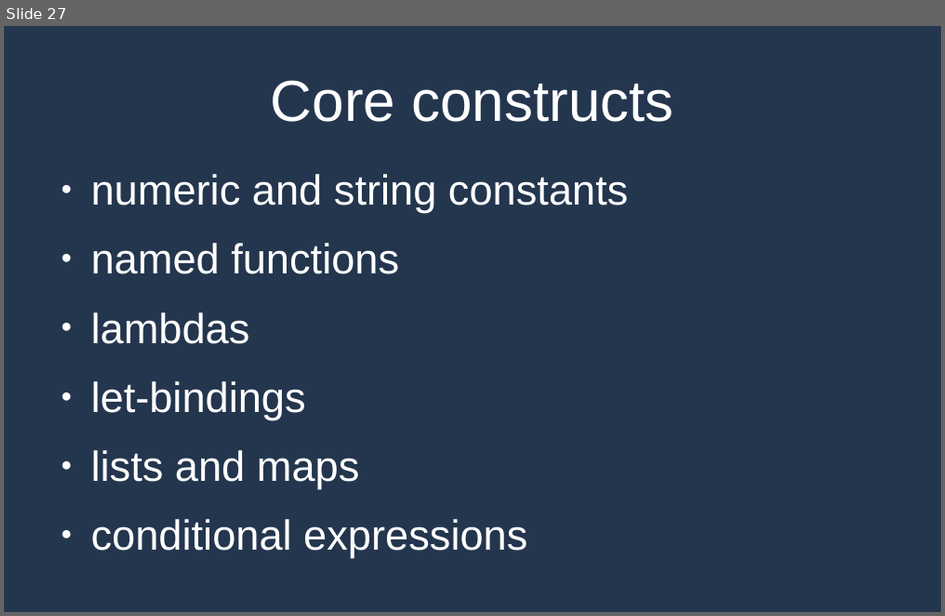
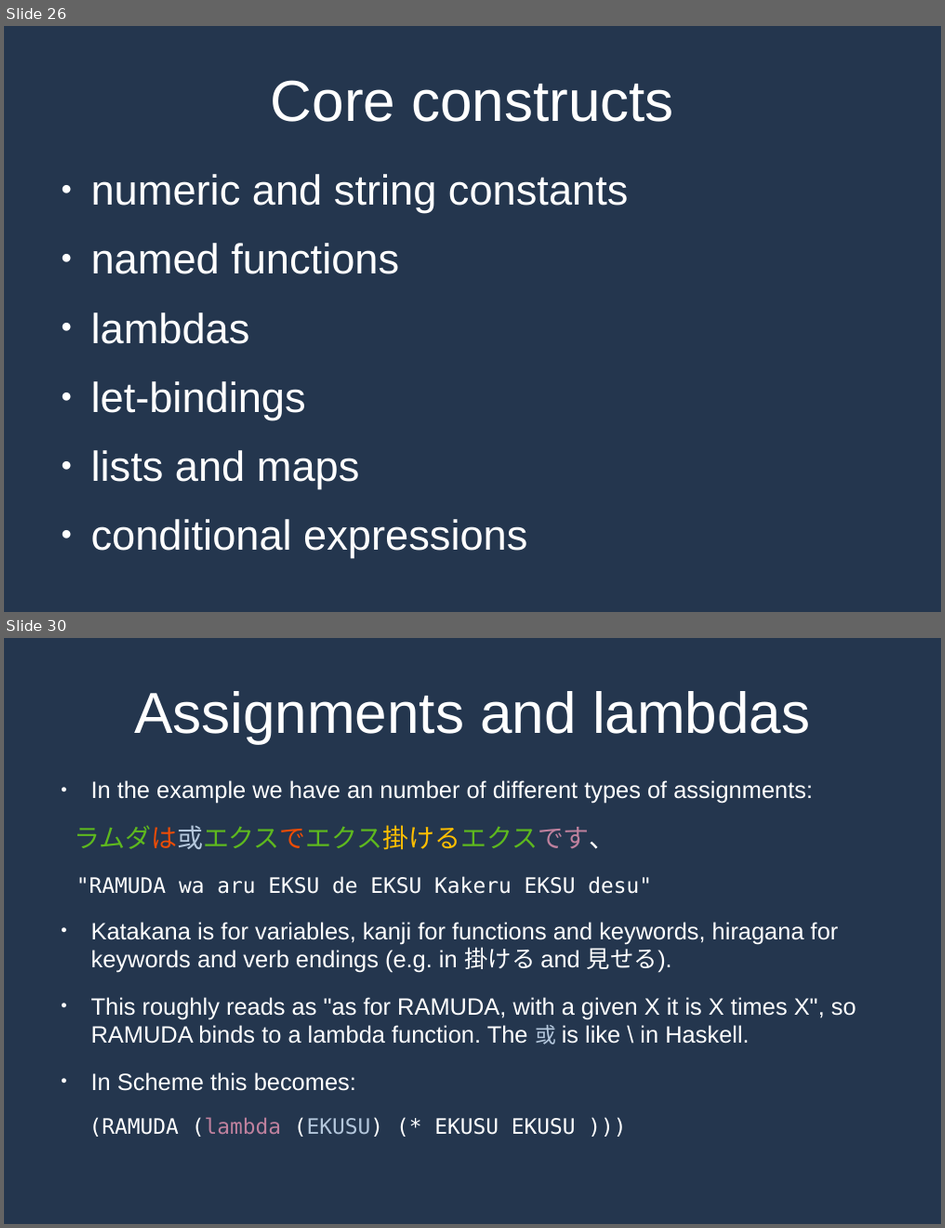
Before and after one commit to MrPicklePinosaur/haku, a slide deck: haku-talk/haku-talk.odp. Shown one above the other, each under a label of ours: slide 27 before the commit, slides 26 and 30 after it; the slides between them are not shown. The pictures are 945x616 and 945x1228 pixels, drawn with LibreOffice and Linux fonts; fonts in the diff are those of the drawing. Boxes give left, top, right and bottom in pixels: in the first picture for what was removed or moved away, otherwise in the second. Text is boxed around its words. In the diff, an @@ line names an element or a change of style, - is before the commit and + after.

```diff
--- a/haku-talk/haku-talk.odp
+++ b/haku-talk/haku-talk.odp
@@ slide 30 added at bbox=[4, 638, 941, 1224], background #24364E @@
@@ title added at bbox=[134, 691, 810, 743], 48.9 pt, text #FFFFFF @@
+Assignments and lambdas
@@ text added at bbox=[74, 780, 857, 1136], 20 pt, text #FFFFFF @@
+● In the example we have an number of different types of assignments:
+ラムダは或エクスでエクス掛けるエクスです、
+"RAMUDA wa aru EKSU de EKSU Kakeru EKSU desu"
+● Katakana is for variables, kanji for functions and keywords, hiragana for keywords and verb endings (e.g. in 掛ける and 見せる).
+● This roughly reads as "as for RAMUDA, with a given X it is X times X", so RAMUDA binds to a lambda function. The 或 is like \ in Haskell.
+● In Scheme this becomes:
+(RAMUDA (lambda (EKUSU) (* EKUSU EKUSU )))
@@ what was slide 27 is now slide 26 @@
```
Also in this commit, not shown: 3 slides changed, 12 other slides added, 1 slide removed, 2 other files.
